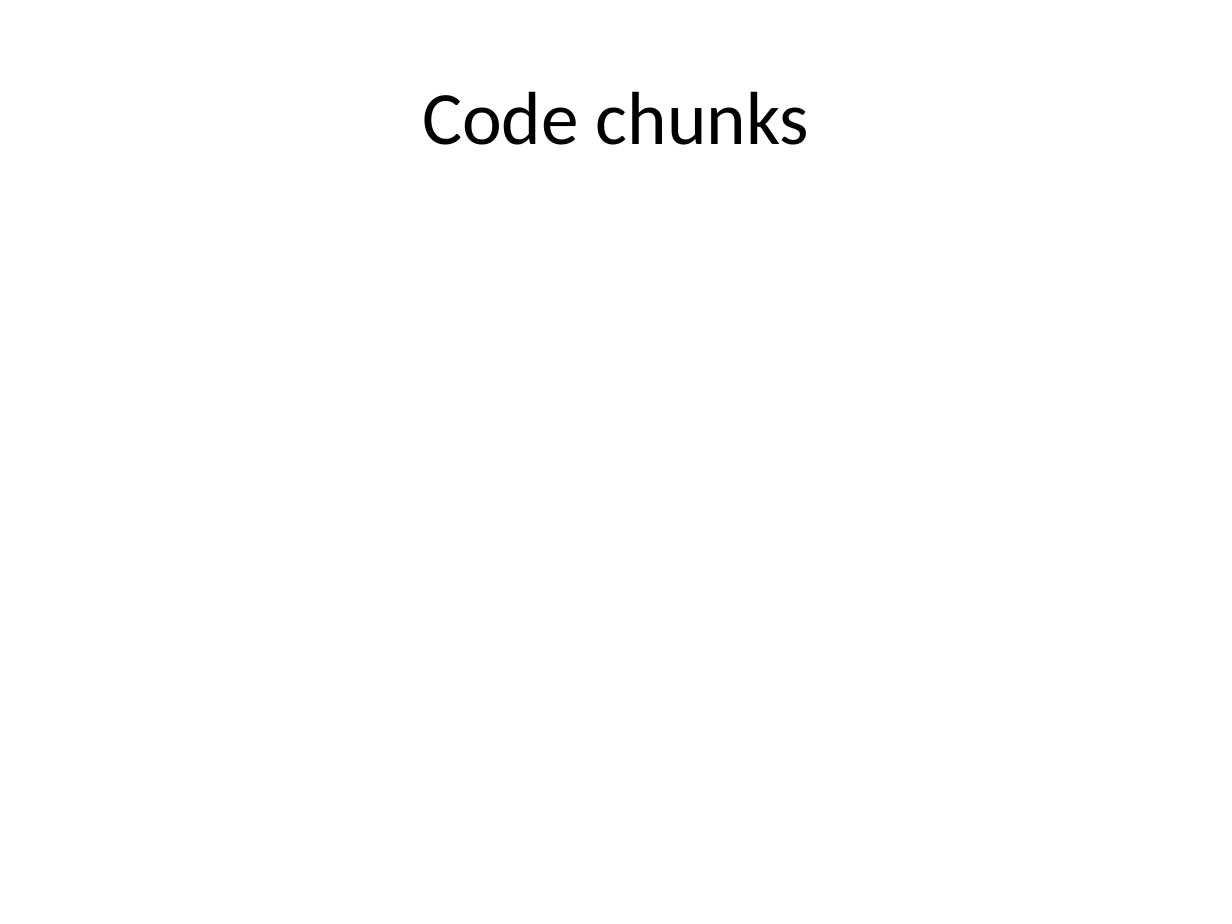
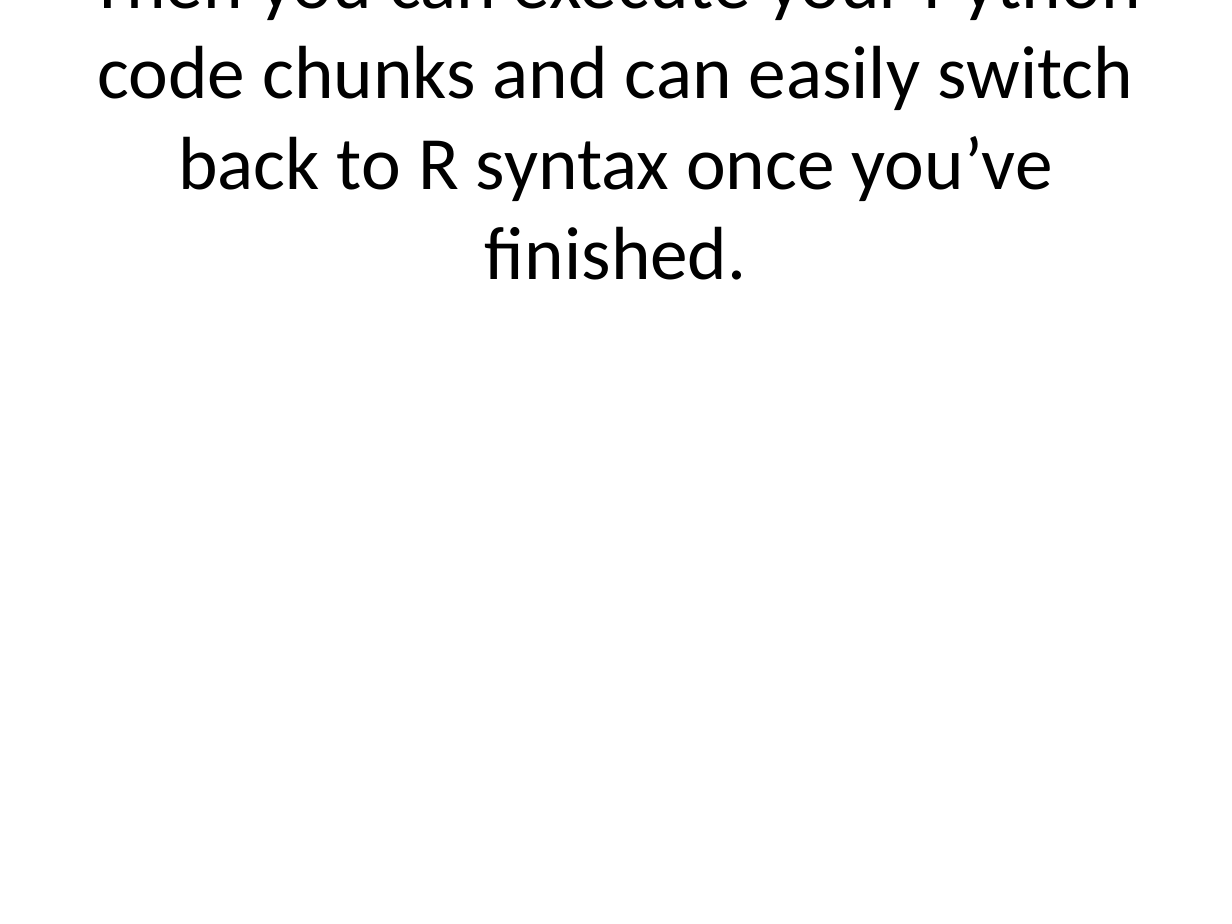
Before and after one commit to megseekosh/winter_storm, a slide deck: slide 9 of winter_storm-1-12-2021.pptx (slide 4 before the commit). Drawn at 1232x924 pixels with LibreOffice and Linux fonts; fonts in the diff are those of the drawing. Boxes give left, top, right and bottom in pixels: in the first picture for what was removed or moved away, otherwise in the second. Text is boxed around its words. In the diff, an @@ line names an element or a change of style, - is before the commit and + after.

```diff
--- a/winter_storm-1-12-2021.pptx
+++ b/winter_storm-1-12-2021.pptx
@@ title at box(90, 0, 1141, 280): text changed @@
-Code chunks
+Then you can execute your Python code chunks and can easily switch back to R syntax once you’ve finished.
```
Also in this commit, not shown: 2 other slides changed, 5 slides added, 4 other files.
